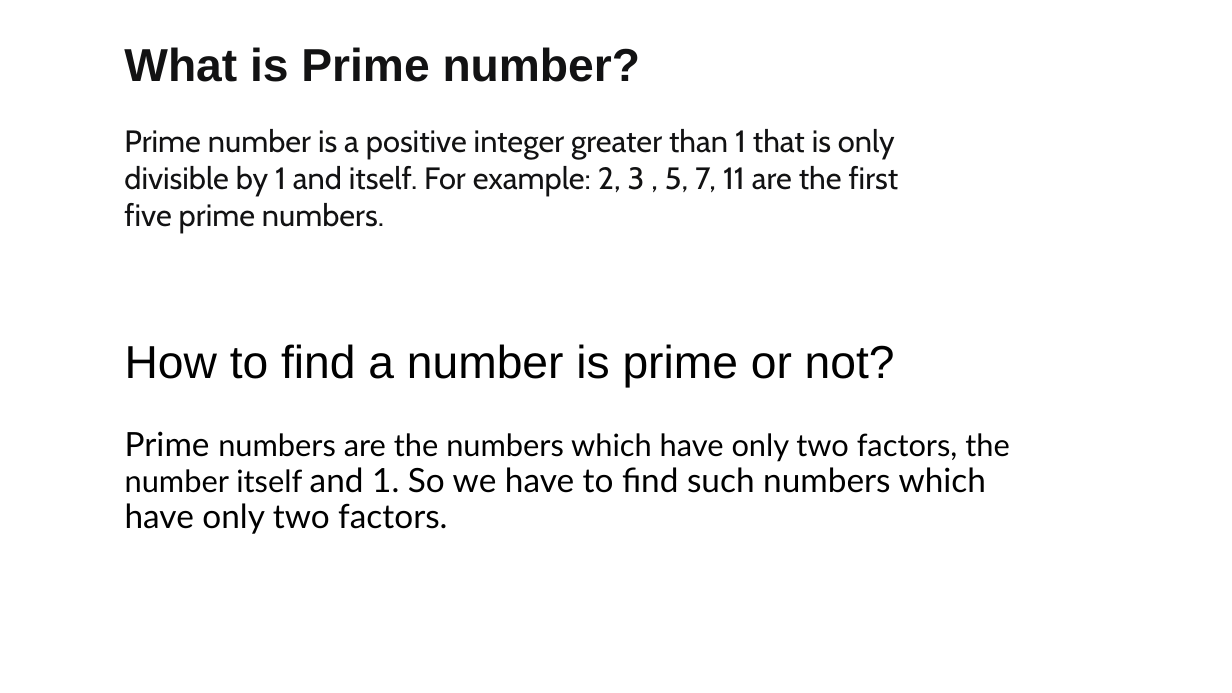
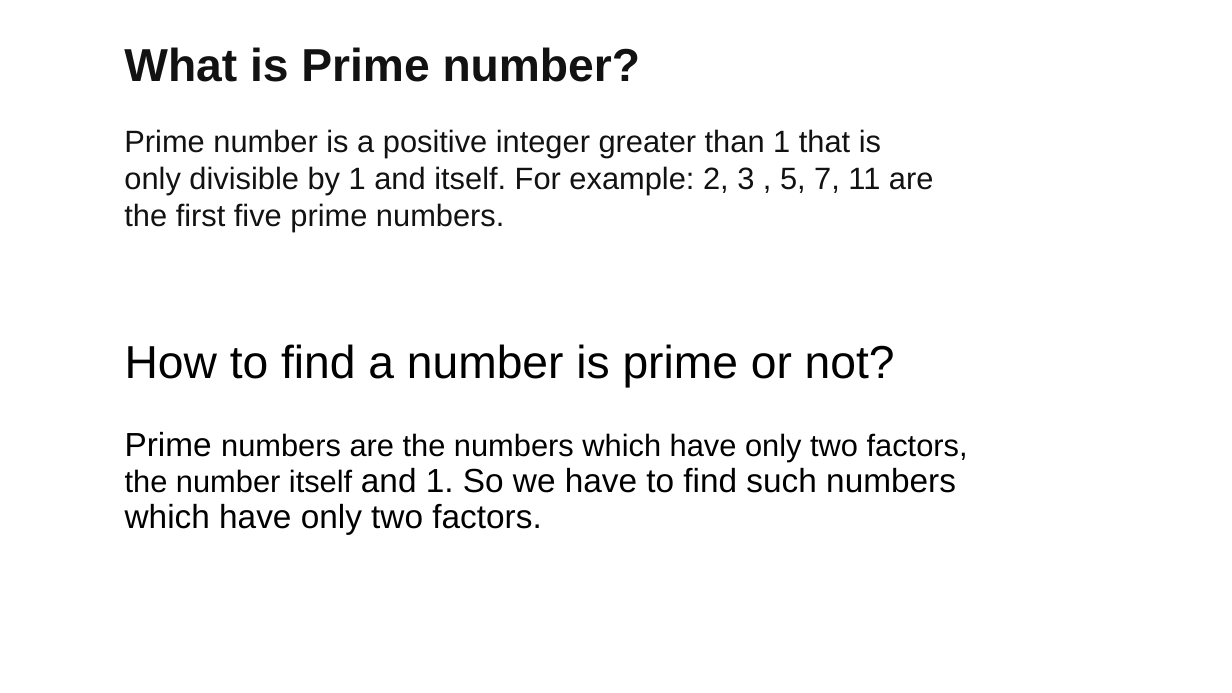
Before and after one commit to thewhiteant/Learning_Something, a slide deck: slide 3 of pptx/konaoppi/konaoppi.pptx. Drawn at 1232x693 pixels with LibreOffice and Linux fonts; fonts in the diff are those of the drawing; background and template pictures are left out. Boxes give left, top, right and bottom in pixels: in the first picture for what was removed or moved away, otherwise in the second. Text is boxed around its words. In the diff, an @@ line names an element or a change of style, - is before the commit and + after.

```diff
--- a/pptx/konaoppi/konaoppi.pptx
+++ b/pptx/konaoppi/konaoppi.pptx
@@ text at [124,129,934,231]: font Cabin to Arial in "Prime number is a positive integer greater ..." @@
@@ subtitle "Prime numbers are the numbers ..." at [125,431,968,535]: font Lato to Arial @@
```
Also in this commit, not shown: 7 other slides changed, 1 other file.
